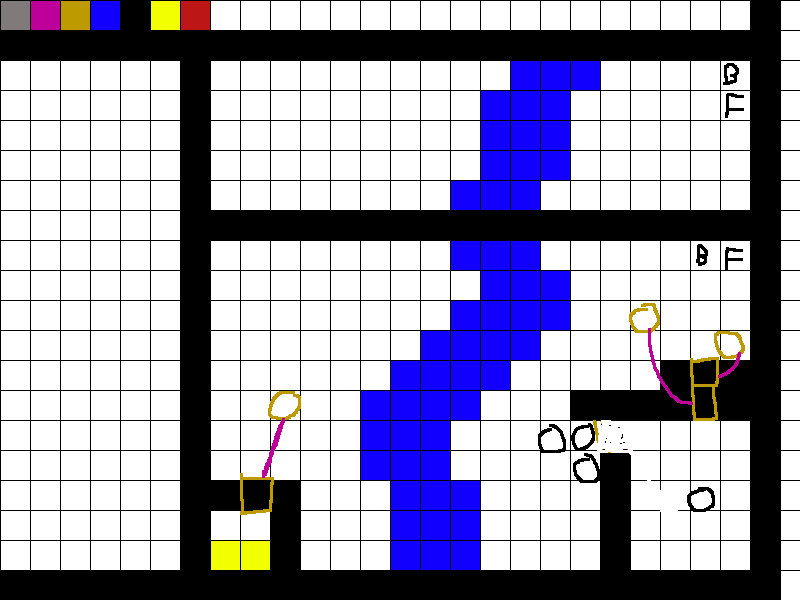
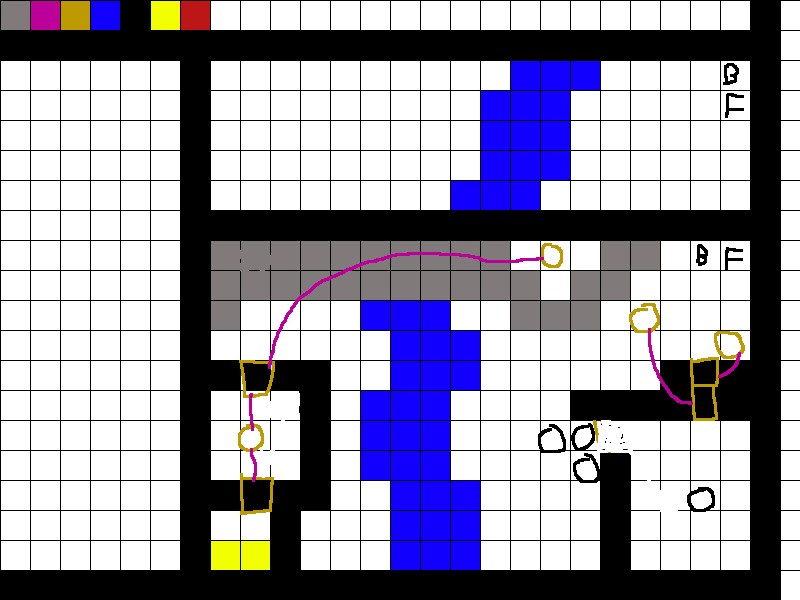
The second w=800, h=600 image is a revision of the first. Changes to its layers:
painted on "grid.png" over (211, 241, 660, 510)
